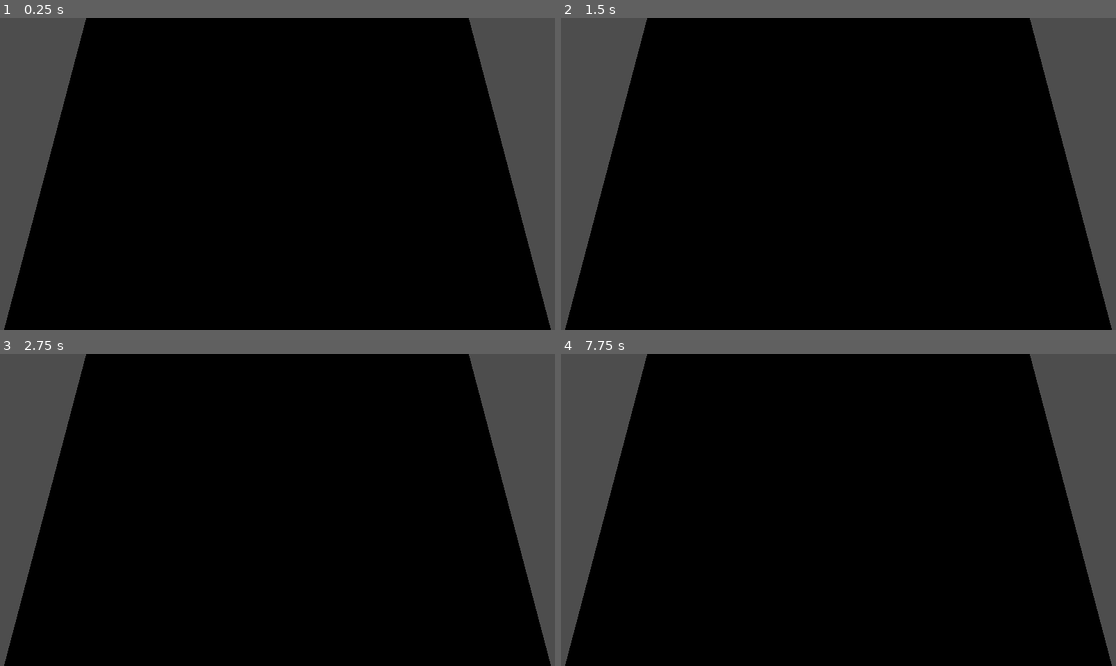
Above: before the commit, frames 1-4 (two rows, left to right).
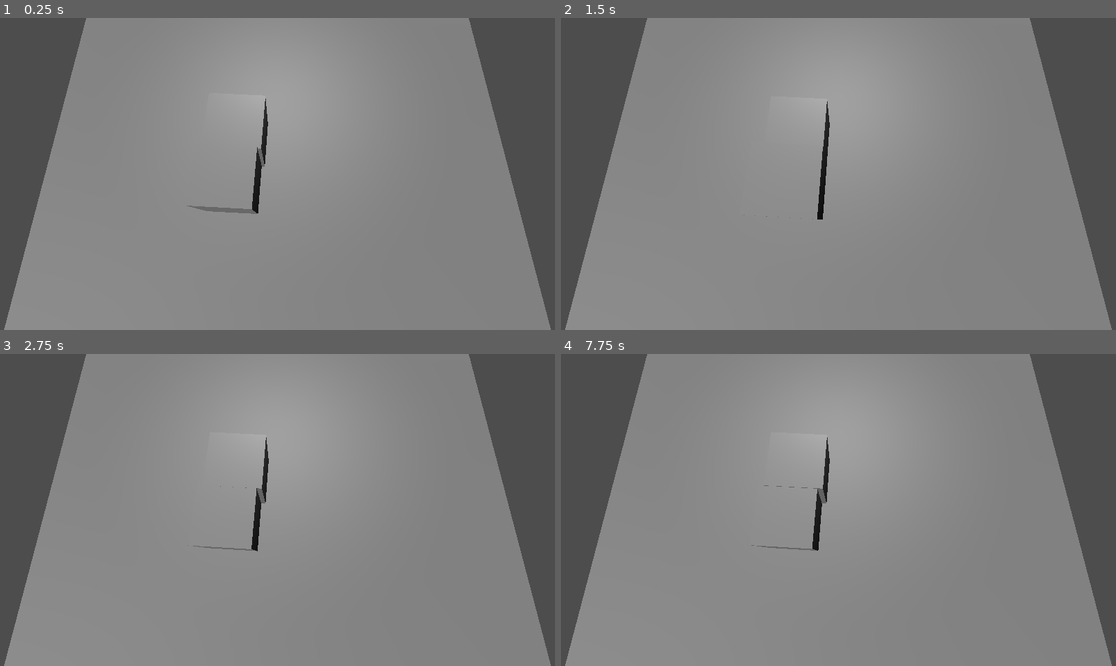
Above: after the commit, the same moments.

Repository: Fgj-vky/packing-sim
Game: Godot game, scene res://scenes/ItemDragScene.tscn
Two runs of this game, one before a commit and one after it. Both use one fixed random seed, a clock stepped at 60 frames per second and the inputs below. Before the commit the project has no main scene; this scene is started directly in both runs.
Inputs (mouse positions are in pixels of both pictures, inside the frame that each line leads up to):
- Up to frame 1 (0.25 s): no input
- Up to frame 2 (1.5 s): move the mouse to (960, 158) at 0.52 s; click (960, 158) at 0.67 s; tap Enter at 1.25 s; drag from (727, 189) to (810, 236) at 1.27 s
- Up to frame 3 (2.75 s): tap Space at 2 s; move the mouse to (333, 441) at 2.02 s; click (333, 441) at 2.17 s
- Up to frame 4 (7.75 s): tap Enter at 2.75, 4.25 s; drag from (810, 572) to (672, 463) at 2.77 s; tap Space at 3.5, 5 s; move the mouse to (1005, 556) at 3.52 s; click (1005, 556) at 3.67 s; drag from (672, 463) to (755, 432) at 4.27 s; move the mouse to (866, 510) at 5.02 s; click (866, 510) at 5.17 s; drag from (755, 432) to (727, 525) at 5.77 s; move the mouse to (960, 494) at 6.52 s; click (960, 494) at 6.67 s; drag from (727, 525) to (810, 572) at 7.27 s

The runs differ from the first frame. In frame 1, 84% of the frame differs, in the area x 0-100%, y 0-100%; in frame 2, 84%; in frame 3, 84%; in frame 4, 84%.

Commit message:
dragging 'n shit

Diff:
--- /dev/null
+++ b/prefabs/dragController/dragController.tscn
@@ -0,0 +1,6 @@
+[gd_scene load_steps=2 format=3 uid="uid://csr71efl4x103"]
+
+[ext_resource type="Script" path="res://prefabs/dragController/drag_controller.gd" id="1_pmkiw"]
+
+[node name="DragController" type="Node"]
+script = ExtResource("1_pmkiw")
--- /dev/null
+++ b/prefabs/dragController/drag_controller.gd
@@ -0,0 +1,47 @@
+extends Node
+
+var dragging: bool = false
+var currentDragObject: DragableObject = null
+var highlightedObject: DragableObject = null
+var distance = 3
+
+# Called when the node enters the scene tree for the first time.
+func _ready():
+	pass # Replace with function body.
+
+
+# Called every frame. 'delta' is the elapsed time since the previous frame.
+func _process(delta):
+	if dragging and currentDragObject != null:
+		var mousePos = get_viewport().get_mouse_position()
+		var ray = get_viewport().get_camera_3d().project_ray_origin(mousePos)
+		var target = ray + get_viewport().get_camera_3d().project_ray_normal(mousePos) * 3
+		currentDragObject.set_global_transform(Transform3D(Basis(), target))
+
+func isFree() -> bool:
+	return dragging or highlightedObject != null
+
+func setHighlighted(dragableObject: DragableObject) -> void:
+	if highlightedObject != null:
+		highlightedObject = null
+	highlightedObject = dragableObject
+
+func startDragging(dragableObject: DragableObject) -> void:
+
+	if (dragging and dragableObject != null):
+		dragging = false
+		currentDragObject = null
+		return
+	dragging = true
+	currentDragObject = dragableObject
+
+func _input(event):
+	if event is InputEventMouseButton and event.pressed:
+		if event.button_index == MOUSE_BUTTON_LEFT :
+			if (!dragging and highlightedObject != null):
+				startDragging(highlightedObject)
+	elif event is InputEventMouseButton and !event.pressed:
+		if event.button_index == MOUSE_BUTTON_LEFT:
+			if dragging:
+				dragging = false
+				currentDragObject = null
--- a/prefabs/dragableObject/dragableObject.tscn
+++ b/prefabs/dragableObject/dragableObject.tscn
@@ -14,3 +14,7 @@
 
 [node name="MeshInstance3D" type="MeshInstance3D" parent="."]
 mesh = SubResource("BoxMesh_053v4")
+skeleton = NodePath("../..")
+
+[connection signal="mouse_entered" from="." to="." method="_on_mouse_entered"]
+[connection signal="mouse_exited" from="." to="." method="_on_mouse_exited"]
--- a/prefabs/dragableObject/dragable_object.gd
+++ b/prefabs/dragableObject/dragable_object.gd
@@ -1,5 +1,10 @@
-extends RigidBody3D
+extends Node3D
+class_name DragableObject
 
+var highlighted: bool = false
+
+
+@onready var meshInstance = $MeshInstance3D
 
 # Called when the node enters the scene tree for the first time.
 func _ready():
@@ -7,5 +12,22 @@
 
 
 # Called every frame. 'delta' is the elapsed time since the previous frame.
-func _process(delta):
-	pass
+# func _process(delta):
+# 	pass
+
+
+
+func _on_mouse_entered():
+	if DragControllerNode.isFree:
+		DragControllerNode.setHighlighted(self)
+		highlighted = true
+		var tween = get_tree().create_tween()
+		tween.tween_property(meshInstance, "scale", Vector3(1.2, 1.2, 1.2), 0.5).set_ease(Tween.EASE_OUT).set_trans(Tween.TRANS_ELASTIC)
+
+
+func _on_mouse_exited():
+	if highlighted:
+		DragControllerNode.setHighlighted(null)
+		highlighted = false
+		var tween = get_tree().create_tween()
+		tween.tween_property(meshInstance, "scale", Vector3(1, 1, 1), 0.5).set_ease(Tween.EASE_OUT).set_trans(Tween.TRANS_ELASTIC)
--- a/project.godot
+++ b/project.godot
@@ -11,5 +11,15 @@
 [application]
 
 config/name="New Game Project"
+run/main_scene="res://scenes/ItemDragScene.tscn"
 config/features=PackedStringArray("4.3", "Forward Plus")
 config/icon="res://icon.svg"
+
+[autoload]
+
+DragControllerNode="*res://prefabs/dragController/dragController.tscn"
+
+[display]
+
+window/size/viewport_width=1920
+window/size/viewport_height=1080
--- a/scenes/ItemDragScene.tscn
+++ b/scenes/ItemDragScene.tscn
@@ -1,17 +1,40 @@
-[gd_scene load_steps=3 format=3 uid="uid://cmmg85tftws1a"]
+[gd_scene load_steps=5 format=3 uid="uid://cmmg85tftws1a"]
 
 [ext_resource type="PackedScene" uid="uid://cwh5582l31gnm" path="res://prefabs/dragableObject/dragableObject.tscn" id="1_t1lyx"]
+
+[sub_resource type="PhysicsMaterial" id="PhysicsMaterial_ny23k"]
+rough = true
 
 [sub_resource type="PlaneMesh" id="PlaneMesh_wvca3"]
 size = Vector2(10, 10)
 
+[sub_resource type="BoxShape3D" id="BoxShape3D_hdgp2"]
+size = Vector3(10, 0.1, 10)
+
 [node name="ItemDragScene" type="Node3D"]
 
-[node name="MeshInstance3D" type="MeshInstance3D" parent="."]
+[node name="RigidBody3D" type="RigidBody3D" parent="."]
+physics_material_override = SubResource("PhysicsMaterial_ny23k")
+freeze = true
+
+[node name="MeshInstance3D" type="MeshInstance3D" parent="RigidBody3D"]
 mesh = SubResource("PlaneMesh_wvca3")
+skeleton = NodePath("../..")
+
+[node name="CollisionShape3D" type="CollisionShape3D" parent="RigidBody3D"]
+shape = SubResource("BoxShape3D_hdgp2")
 
 [node name="Camera3D" type="Camera3D" parent="."]
 transform = Transform3D(1, 0, 0, 0, 0.224781, 0.974409, 0, -0.974409, 0.224781, 0, 4.26108, 2.86125)
 
 [node name="DragableObject" parent="." instance=ExtResource("1_t1lyx")]
-transform = Transform3D(1, 0, 0, 0, 1, 0, 0, 0, 1, -0.740786, 0, 1.37793)
+transform = Transform3D(1, 0, 0, 0, 1, 0, 0, 0, 1, -0.740786, 0.886499, 1.37793)
+
+[node name="DirectionalLight3D" type="DirectionalLight3D" parent="."]
+transform = Transform3D(0.586075, 0.61514, -0.527369, 0, 0.650867, 0.759192, 0.810256, -0.444944, 0.381457, 0, 1.40698, 0)
+
+[node name="OmniLight3D" type="OmniLight3D" parent="DirectionalLight3D"]
+transform = Transform3D(1, 0, 0, 0, 1, 1.49012e-08, 0, 1.49012e-08, 1, 0, 0.53366, 0.622478)
+
+[node name="DragableObject2" parent="." instance=ExtResource("1_t1lyx")]
+transform = Transform3D(1, 0, 0, 0, 1, 0, 0, 0, 1, -0.85271, 0.964215, 2.00933)
